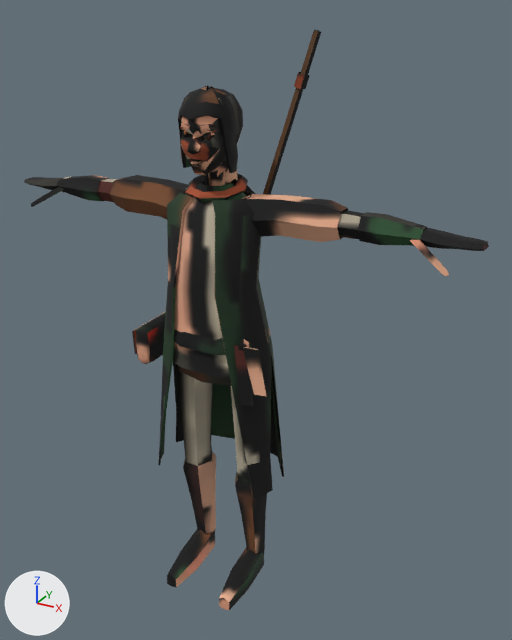
Two versions of the glTF model assets/verse/characters/original/alice/alice.lod3.gltf, one commit apart.
One viewpoint serves both versions: a 50 mm lens placed at (1.149, -1.812, 1.988), pointed at (0.094, 0.107, 1.029). Lighting does not change. The marker at lower left points along +X, +Y and +Z. The picture after the commit comes second. Vertices at exactly the same position are counted once.

Objects in the first picture: 'Alice'.
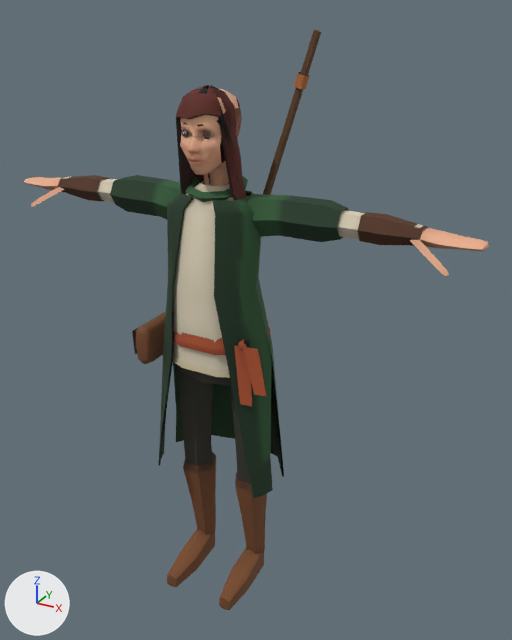
What differs and where, as boxes (x1, y1, x2, y2) in the pictures (512 x 640 px; the box of a moved part takes in the faces that stretch with it):
part 1 of me_alice, deleted (mostly hidden): before (231, 181, 255, 194)
part 2 of me_alice, moved or reshaped: before (171, 86, 270, 355); after (170, 85, 271, 370)
part 3 of me_alice, surface changed: (24, 29, 489, 610) in both

What changed in the scene script:
```text
Change me_alice:
    used by ob_alice; location = (0.0, 0.0, 0.0)
    remove me_alice.from_pydata(...)  # 1620 vertices, 2577 faces; spans x -0.82..0.82, y -0.17..0.22, z 0.0..1.93
    add me_alice.from_pydata(...)  # 1619 vertices, 2574 faces; spans x -0.82..0.82, y -0.17..0.22, z 0.0..1.93
    me_alice part 1: the loose piece of 50 vertices spanning x -0.1..0.1, y 0.09..0.15, z 1.36..1.49 is deleted
    me_alice part 2: 112 vertices moved from x -0.18..0.18, y -0.11..0.13, z 1.0..1.78 to x -0.18..0.18, y -0.12..0.13, z 1.0..1.78; 193 vertices removed from x -0.13..0.13, y -0.1..0.14, z 1.0..1.78; 242 vertices added at x -0.18..0.18, y -0.11..0.15, z 1.0..1.79
    me_alice part 3: 1754 kept faces spanning x -0.82..0.82, y -0.17..0.22, z 0.0..1.93 get new texture (UV) coordinates
```
